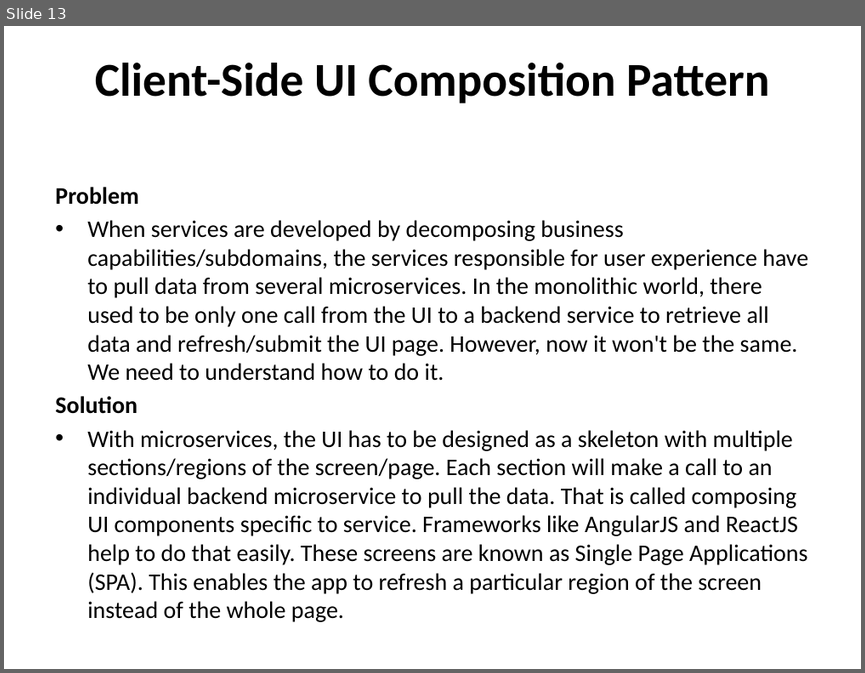
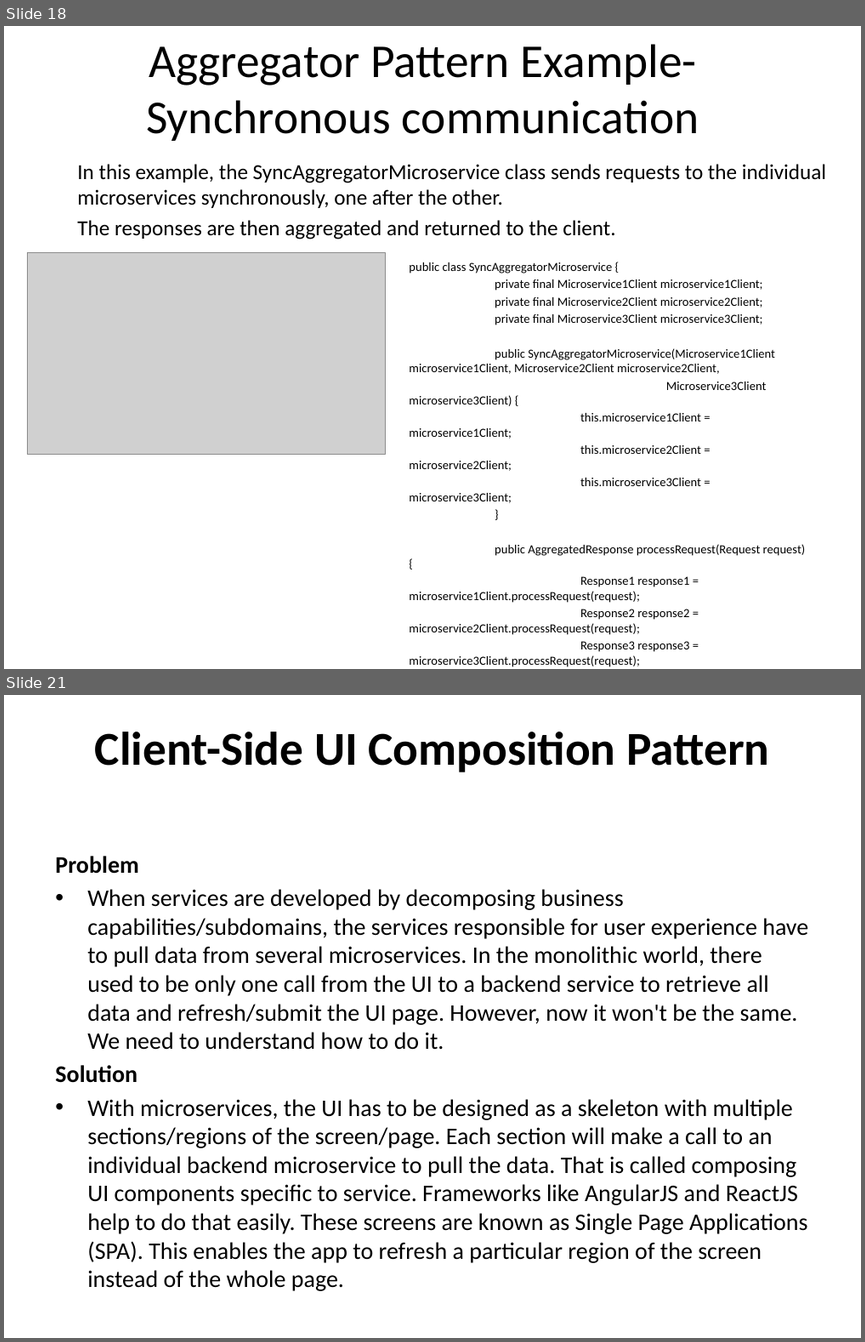
Before and after one commit to techelly/cloudthatmicroservies, a slide deck: Micro services Design Pattern.pptx. Shown one above the other, each under a label of ours: slide 13 before the commit, slides 18 and 21 after it; the slides between them are not shown. The pictures are 865x673 and 865x1342 pixels, drawn with LibreOffice and Linux fonts; fonts in the diff are those of the drawing; grey boxes stand for pictures. Boxes give left, top, right and bottom in pixels: in the first picture for what was removed or moved away, otherwise in the second. Text is boxed around its words. In the diff, an @@ line names an element or a change of style, - is before the commit and + after.

Commit message:
Async Non Blocking Microservice service example

```diff
--- a/Micro services Design Pattern.pptx
+++ b/Micro services Design Pattern.pptx
@@ slide 18 added at box(4, 26, 861, 669), background #FFFFFF @@
@@ title added at box(146, 44, 699, 141), 39.6 pt, text #000000 @@
+Aggregator Pattern Example-Synchronous communication
@@ text added at box(77, 164, 826, 239), 18 pt, text #000000 @@
+  In this example, the SyncAggregatorMicroservice class sends requests to the individual microservices synchronously, one after the other.
+  The responses are then aggregated and returned to the client.
@@ picture added at box(28, 253, 386, 454) @@
@@ text added at box(409, 262, 806, 667), 10.4 pt, text #000000 @@
+public class SyncAggregatorMicroservice {
+private final Microservice1Client microservice1Client;
+private final Microservice2Client microservice2Client;
+private final Microservice3Client microservice3Client;
+public SyncAggregatorMicroservice(Microservice1Client microservice1Client, Microservice2Client microservice2Client,
+Microservice3Client microservice3Client) {
+this.microservice1Client = microservice1Client;
+this.microservice2Client = microservice2Client;
+this.microservice3Client = microservice3Client;
+}
+public AggregatedResponse processRequest(Request request) {
+Response1 response1 = microservice1Client.processRequest(request);
+Response2 response2 = microservice2Client.processRequest(request);
+Response3 response3 = microservice3Client.processRequest(request);
+return new AggregatedResponse(response1, response2, response3);
+}
+}
@@ what was slide 13 is now slide 21 @@
```
Also in this commit, not shown: 7 other slides added, 2 other files.
